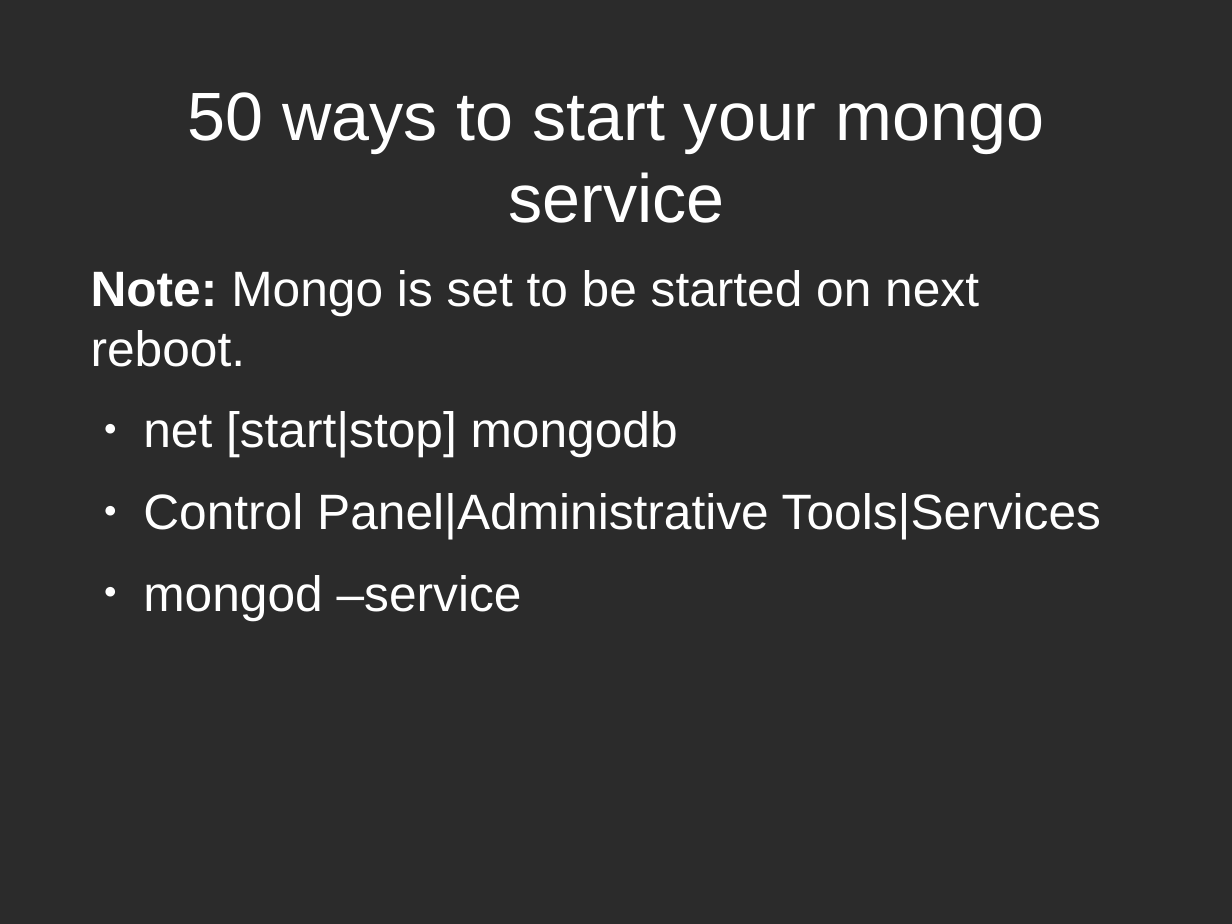
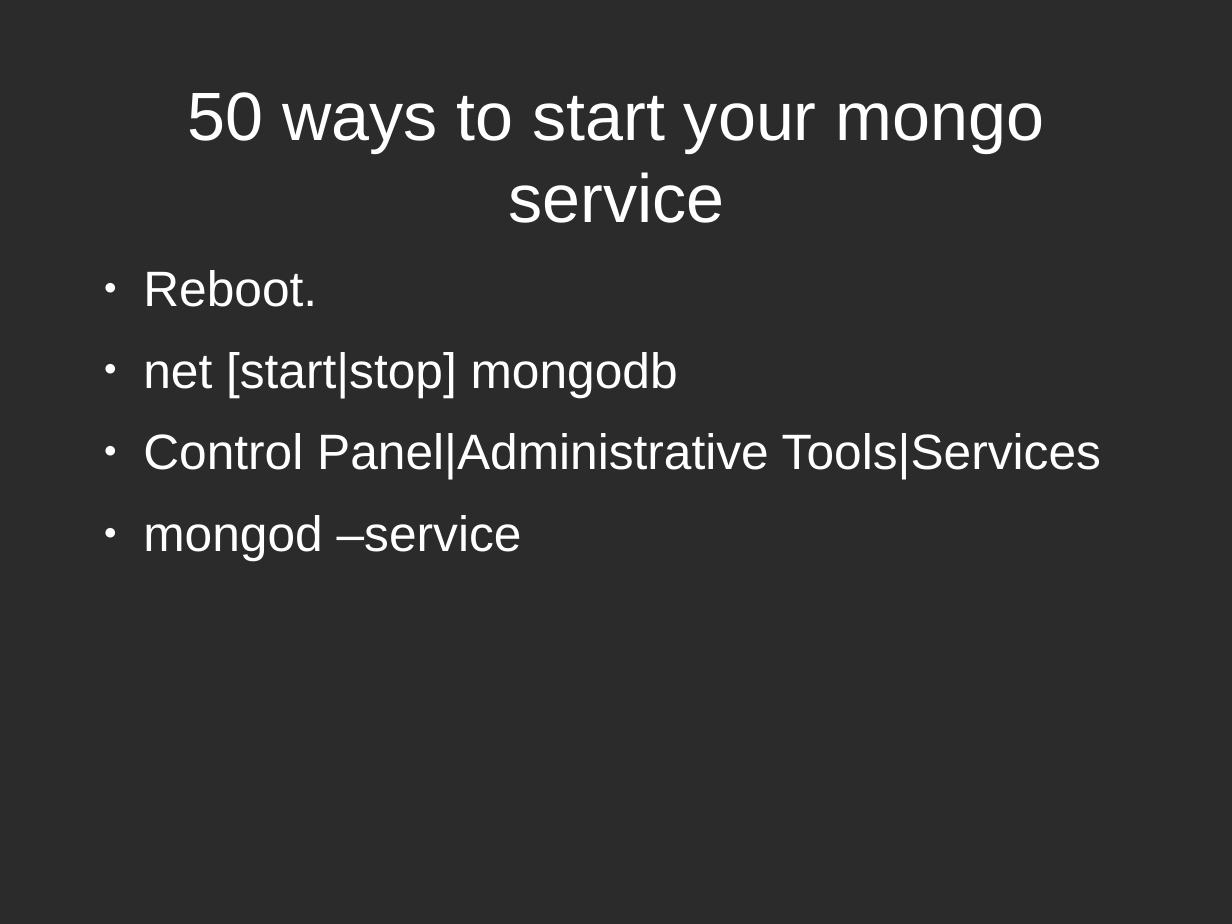
Before and after one commit to zippy1981/TalkMaterials, a slide deck: slide 12 of MongoMeetup/2010-July/Mongo Windows Administration for the Unix Programmer.odp. Drawn at 1232x924 pixels with LibreOffice and Linux fonts; fonts in the diff are those of the drawing; background and template pictures are left out; a plain dark background stands for a picture behind light text. Boxes give left, top, right and bottom in pixels: in the first picture for what was removed or moved away, otherwise in the second. Text is boxed around its words. In the diff, an @@ line names an element or a change of style, - is before the commit and + after.

```diff
--- a/MongoMeetup/2010-July/Mongo Windows Administration for the Unix Programmer.odp
+++ b/MongoMeetup/2010-July/Mongo Windows Administration for the Unix Programmer.odp
@@ text at (x1=143, y1=270, x2=317, y2=307): text changed @@
-Note: Mongo is set to be started on next reboot.
+● Reboot.
```
Also in this commit, not shown: 10 other slides changed, 13 slides added.
